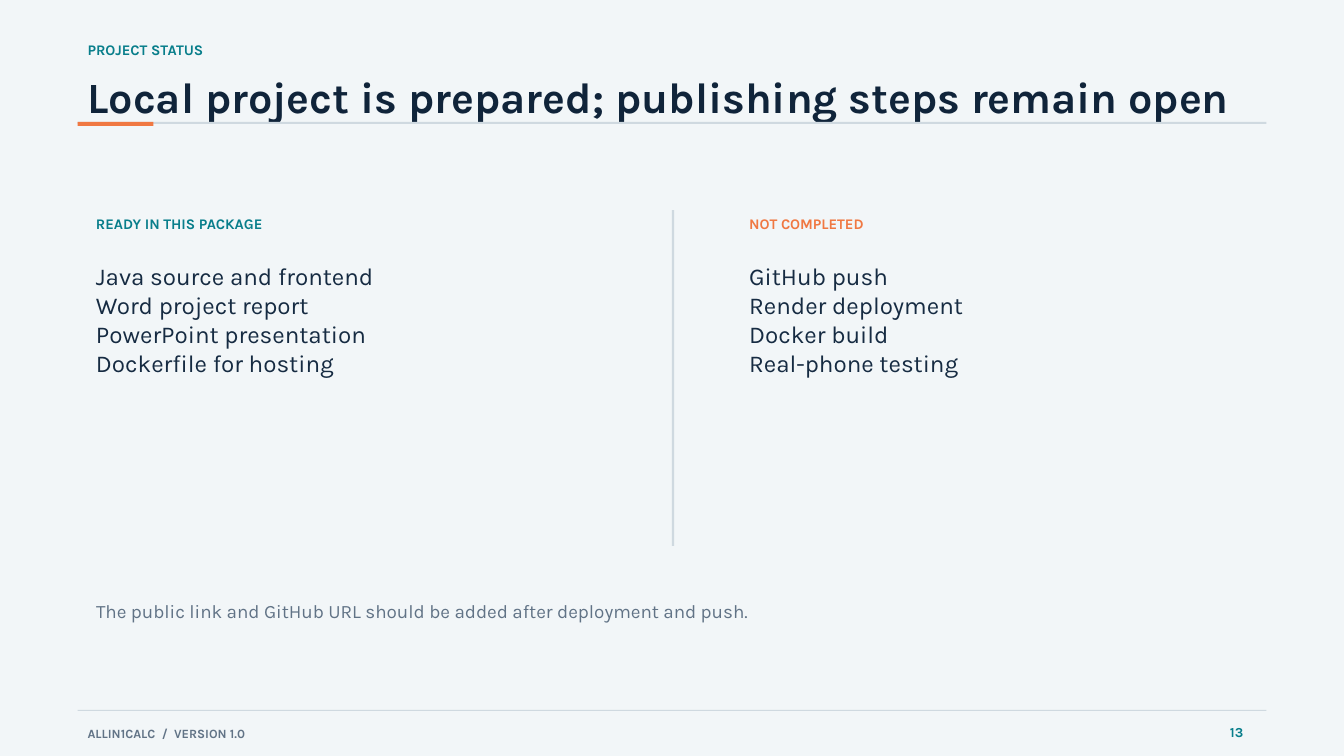
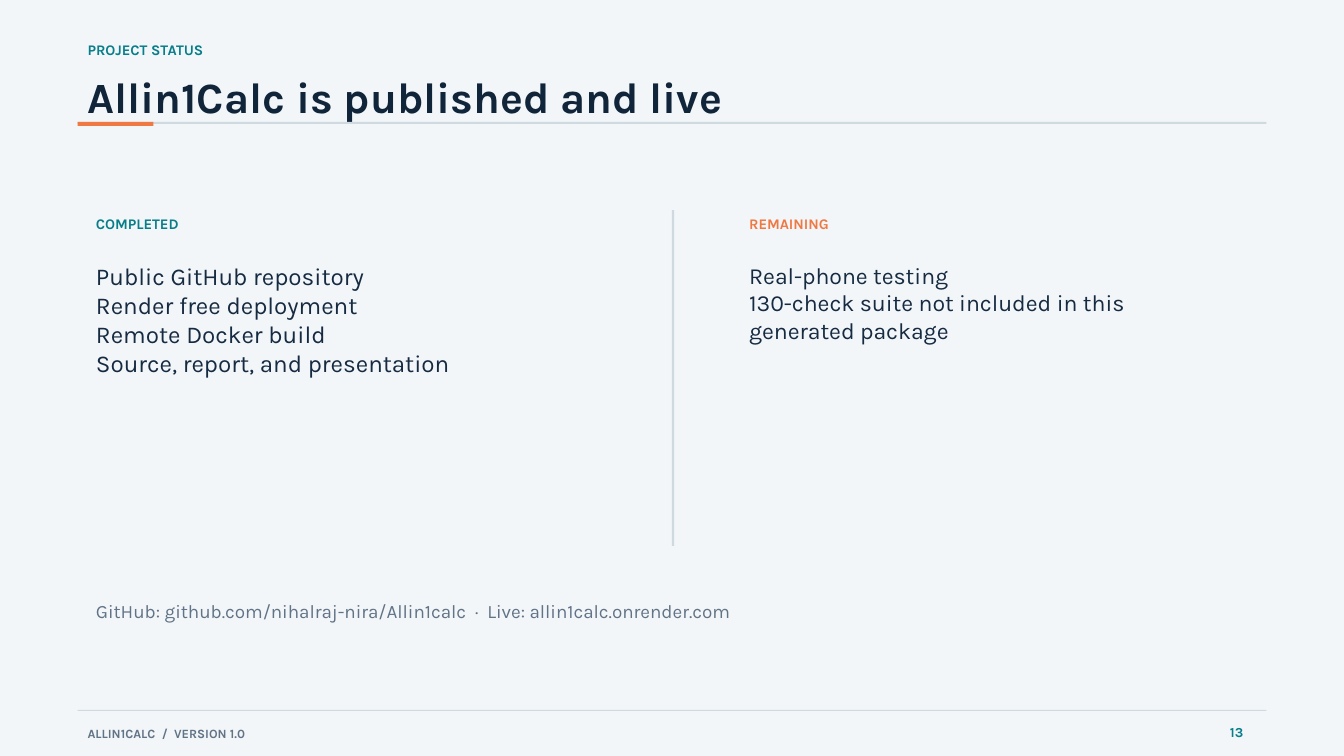
Before and after one commit to nihalraj-nira/Allin1calc, a slide deck: slide 13 of Allin1Calc-Presentation.pptx. Drawn at 1344x756 pixels with LibreOffice and Linux fonts; fonts in the diff are those of the drawing. Boxes give left, top, right and bottom in pixels: in the first picture for what was removed or moved away, otherwise in the second. Text is boxed around its words. In the diff, an @@ line names an element or a change of style, - is before the commit and + after.

Commit message:
Record live deployment details

```diff
--- a/Allin1Calc-Presentation.pptx
+++ b/Allin1Calc-Presentation.pptx
@@ text at (88, 82, 722, 124): text changed @@
-Local project is prepared; publishing steps remain open
+Allin1Calc is published and live
@@ text at (96, 219, 179, 229): text changed @@
-READY IN THIS PACKAGE
+COMPLETED
@@ text at (749, 219, 829, 229): text changed @@
-NOT COMPLETED
+REMAINING
@@ text at (96, 268, 449, 378): text changed @@
-Java source and frontend
-Word project report
-PowerPoint presentation
-Dockerfile for hosting
+Public GitHub repository
+Render free deployment
+Remote Docker build
+Source, report, and presentation
@@ text at (749, 268, 963, 344): paragraphs removed @@
-GitHub push
-Render deployment
-Docker build
@@ text at (749, 268, 948, 289): size 17.2 to 16.5 pt in "Real-phone testing" @@
@@ text at (749, 295, 1125, 345): paragraph added @@
+130-check suite not included in this generated package
@@ text at (96, 604, 730, 623): text changed @@
-The public link and GitHub URL should be added after deployment and push.
+GitHub: github.com/nihalraj-nira/Allin1calc · Live: allin1calc.onrender.com
```
Also in this commit, not shown: 2 other files.
